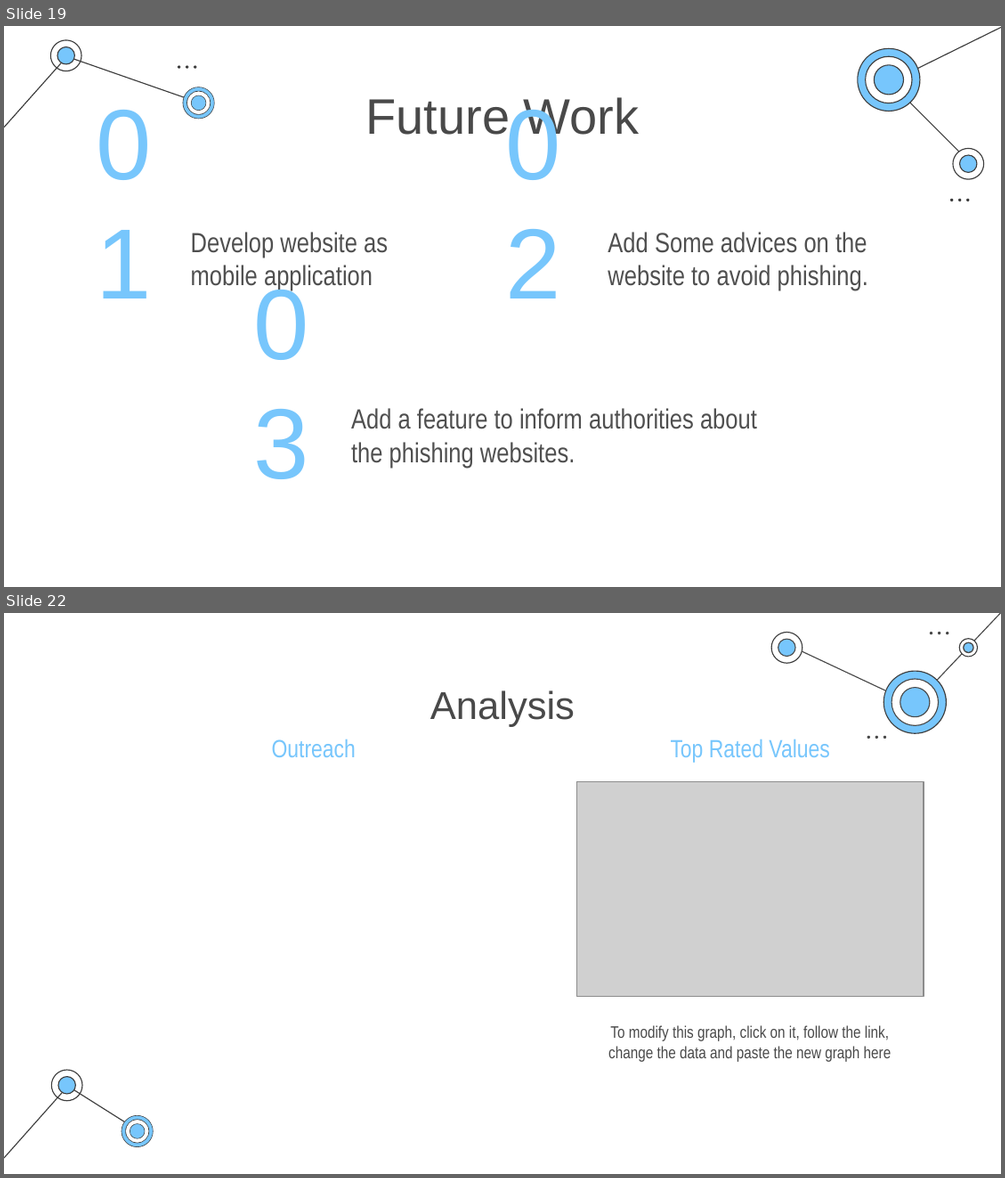
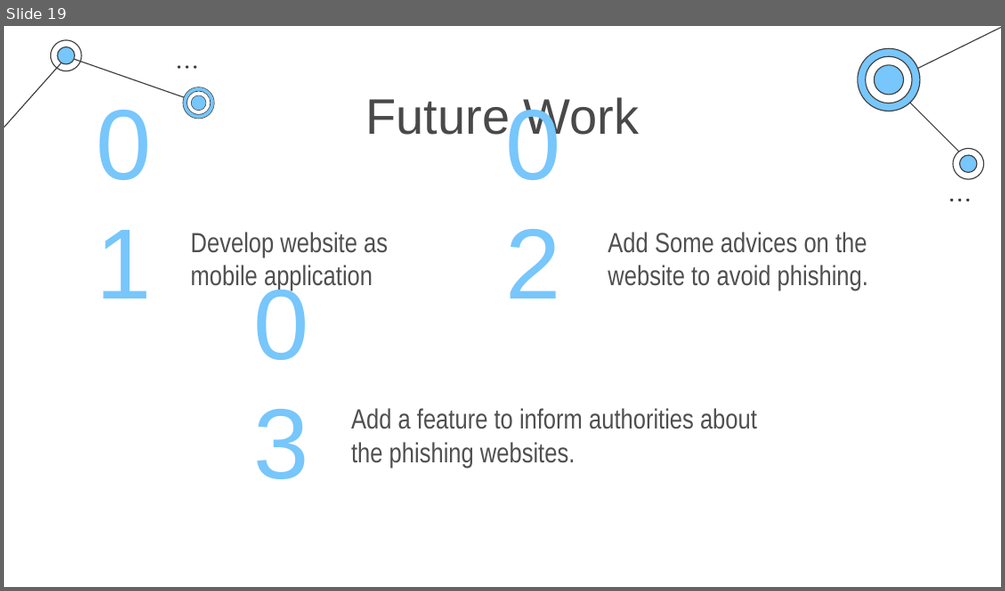
Before and after one commit to Tuwaiq-Data-Science-Bootcamp-V2/Capstone_Project, a slide deck: SecureClick-Presentation.pptx. Shown one above the other, each under a label of ours: slides 19 and 22 before the commit, slide 19 after it; the slides between them are not shown. The pictures are 1005x1178 and 1005x591 pixels, drawn with LibreOffice and Linux fonts; fonts in the diff are those of the drawing; grey boxes stand for pictures. Boxes give left, top, right and bottom in pixels: in the first picture for what was removed or moved away, otherwise in the second. Text is boxed around its words. In the diff, an @@ line names an element or a change of style, - is before the commit and + after.

```diff
--- a/SecureClick-Presentation.pptx
+++ b/SecureClick-Presentation.pptx
@@ slide 22 removed at [4,613,1001,1174], background #FFFFFF @@
@@ group removed at [770,632,802,664]: 4 freeform shapes @@
@@ line removed from (1001, 613) to (915, 704) @@
@@ ellipse removed at [929,632,932,635] @@
@@ ellipse removed at [938,632,941,635] @@
@@ ellipse removed at [946,632,949,635] @@
@@ line removed from (915, 705) to (788, 645) @@
@@ group removed at [959,638,978,657]: 4 freeform shapes @@
@@ title removed at [430,690,574,727] @@
-Analysis
@@ group removed at [883,671,947,735]: 6 freeform shapes @@
@@ text removed at [272,738,356,757] @@
-Outreach
@@ text removed at [671,738,829,763] @@
-Top Rated Values
@@ ellipse removed at [867,736,870,738] @@
@@ ellipse removed at [875,736,878,738] @@
@@ ellipse removed at [883,736,886,738] @@
@@ picture removed at [577,781,924,996] @@
@@ text removed at [608,1025,891,1062] @@
-To modify this graph, click on it, follow the link, change the data and paste the new graph here
@@ line removed from (4, 1158) to (69, 1086) @@
@@ freeform shape removed at [51,1070,82,1102] @@
@@ freeform shape removed at [57,1076,76,1094] @@
@@ freeform shape removed at [59,1077,76,1094] @@
@@ line removed from (69, 1086) to (142, 1133) @@
@@ group removed at [121,1115,154,1147]: 6 freeform shapes @@
```
Also in this commit, not shown: 2 slides changed, 12 other slides removed.
